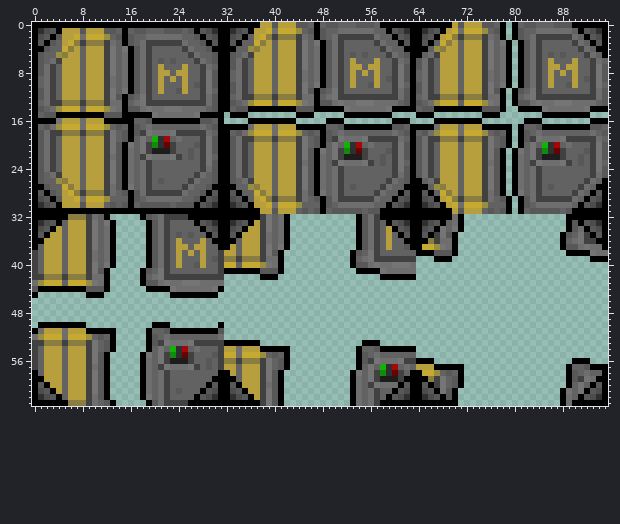
Sprite sheet, stored at Resources/Textures/Structures/Doors/Airlocks/Standard/hatch_maint.rsi/opening.png. Above is the file before it was changed.
The file is 96x64 pixels. Colours within 5 levels of each other are drawn and written as one.
The same view after the edit:
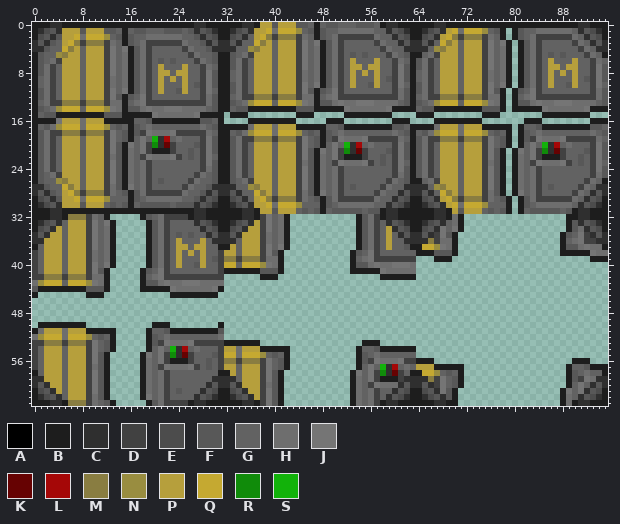
Palette (. is transparent): A #000000  B #1d1d1d  C #2f2f2f  D #414141  E #4c4c4c  F #585858  G #626262  H #6e6e6e  J #757575  K #660202  L #a50707  M #897d41  N #998d40  P #b69f3c  Q #c5a931  R #108b0a  S #12b20a
The exact change:
Changed rows in their new state; - is an unchanged pixel.
first column x 0:
 0 BBBCCBBBBBBBBBBBBBBBBBBBBBBCCBBBBBBCCB---------B----------BCCBBBBBBCCBBBBBBBBBBBBBBBBBBBBBBCCBBB
 1 B---C----------B-----------C---BB---C----------B-----------C---BB---C---------B-B----------C---B
 2 B--C-----------B------------C--BB--C-----------B------------C--BB--C----------B-B-----------C--B
 3 C-C------------B-------------C-CC-C-------------B------------C-CC-C------------B-B-----------C-C
 4 CC--------------B-------------CCCC--------------B-------------CCCC-------------B-B------------CC
 5 B---------------B--------------BB---------------B--------------BB--------------B-B-------------B
 6 B---------------B--------------BB---------------B--------------B---------------B-B--------------
 7 B---------------B--------------BB---------------B--------------B---------------B-B--------------
 8 B---------------B--------------BB---------------B--------------B---------------B-B--------------
 9 B---------------B--------------BB---------------B--------------B---------------B-B--------------
10 B---------------B--------------BB---------------B--------------B---------------B-B--------------
11 B---------------B--------------BB--------------B---------------B--------------B-B---------------
12 B--------------B---------------BB--------------B---------------B--------------B-B---------------
13 B--------------B---------------BB--------------B---------------B--------------B-B---------------
14 B--------------B---------------BB---BBBBBBBB---BBBBB--------BBBB---BBBBBBBB---B-BBBBB--------BBB
15 B---BBBBBBBB---BBBBB--------BBBB-BBB--------BBB-----BBBBBBBB----BBB--------BBB-------BBBBBBBB---
16 BBBB--------BBBBB---BBBBBBBB---B----BBBBBBBB-----BBB--------BBB----BBBBBBBB-------BBB--------BBB
17 B---------------B--------------BBBBB--------BBBBB---BBBBBBBB---BBBB--------BBBBB-B---BBBBBBBB---
18 B---------------B--------------BB---------------B--------------B---------------B-B--------------
19 B---------------B--------------BB---------------B--------------B---------------B-B--------------
20 B--------------B---------------BB---------------B--------------B---------------B-B--------------
21 B--------------B---------------BB--------------B---------------B--------------B-B---------------
22 B--------------B---------------BB--------------B---------------B--------------B-B---------------
23 B--------------B---------------BB--------------B---------------B--------------B-B---------------
24 B--------------B---------------BB--------------B---------------B--------------B-B---------------
25 B--------------B---------------BB--------------B---------------B--------------B-B---------------
26 B--------------B---------------BB--------------B---------------BB-------------B-B--------------B
27 CC-------------B--------------CCCC-------------B--------------CCCC------------B-B-------------CC
28 C-C-------------B------------C-CC-C------------B-------------C-CC-C-----------B-B------------C-C
29 B--C------------B-----------C--BB--C------------B-----------C--BB--C-----------B-B----------C--B
30 B---C-----------B----------C---BB---C-----------B----------C---BB---C----------B-B---------C---B
31 BBBCCBBBBBBBBBBBBBBBBBBBBBBCCBBBBBBCCB----------B---------BCCBBBBBBCCB---------B-B--------BCCBBB
32 BBBCCB------B-----B-------BCCBBBBBBCCB----B-----------B---BCCBBBBBBCCB-B-----------------BBCCBBB
33 B---C--------B-----B-------C---BB---C-----B-----------B----C---BB---C--B-----------------B-C---B
34 B--C---------B-----B--------C--BB--C------B-----------B-----C--BB--C---B-----------------B--C--B
35 C-C----------B-----B---------C-CC-C-------B-----------B------C-CC-C---B-----------------B----C-C
36 CC-----------B-----B----------CCCC--------B-----------B-------CCCC----B-----------------B-----CC
37 B------------B-----B-----------BB---------B-----------B--------BB-----B-----------------B------B
38 -------------B-----B---------------------B-----------B----------BBB---B-----------------BBBBB---
39 -------------B-----B---------------------B-----------B-------------BBB-----------------------BBB
40 -------------B-----B---------------------B-----------B------------------------------------------
41 ------------B-----B-------------BBBBBB---B-----------BBBBB--------------------------------------
42 ------------B-----B-------------------BBB-----------------BBBBBB--------------------------------
43 ------------B-----B-----------------------------------------------------------------------------
44 -BBBBBBBB---B-----BBBBB--------B----------------------------------------------------------------
45 B--------BBB-----------BBBBBBBB-----------------------------------------------------------------
first column x 0:
50 -BBBBBBBB-----------BBB--------B----------------------------------------------------------------
51 B--------BBBBB-----B---BBBBBBBB-----------------------------------------------------------------
52 -------------B-----B----------------------------------------------------------------------------
53 -------------B-----B------------BBBBBB-----------------BBB--------------------------------------
54 -------------B-----B------------------BBBBB-----------B---BBBBBB--------------------------------
55 ------------B-----B-----------------------B-----------B-----------------------------------------
56 ------------B-----B-----------------------B-----------B---------BBB-----------------------BBB---
57 ------------B-----B-----------------------B-----------B------------BBBBB-----------------B---BBB
58 B-----------B-----B------------BB--------B-----------B---------BB------B-----------------B-----B
59 CC----------B-----B-----------CCCC-------B-----------B--------CCCC-----B-----------------B----CC
60 C-C---------B-----B----------C-CC-C------B-----------B-------C-CC-C----B-----------------B---C-C
61 B--C--------B-----B---------C--BB--C-----B-----------B------C--BB--C--B-----------------B---C--B
62 B---C-------B-----B--------C---BB---C----B-----------B-----C---BB---C-B-----------------B--C---B
63 BBBCCB-------B-----B------BCCBBBBBBCCB---B-----------B----BCCBBBBBBCCBB-----------------B-BCCBBB
Boxes around the changes in both pictures, in picture pixels (x1, y1, x2, y2):
changed: (32, 22, 608, 406)
